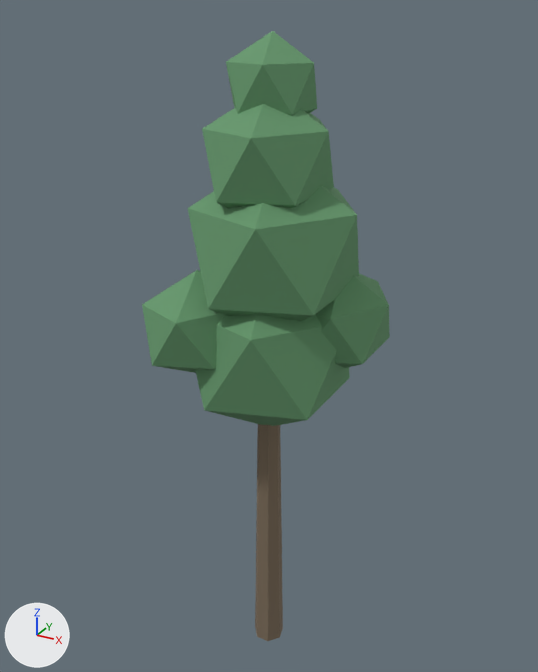
The glTF model frontend/public/tanggang/models/harbor/tree-narrow.glb, before and after one commit.
Before and after are seen from a 50 mm camera at (0.959, -1.743, 2.0) aimed at (-0.041, 0.076, 1.091). The lights are fixed; the arrows at lower left show +X, +Y and +Z. The first picture is the older version. Vertices at exactly the same position are counted once.

The first picture shows 'TreeNarrow'.
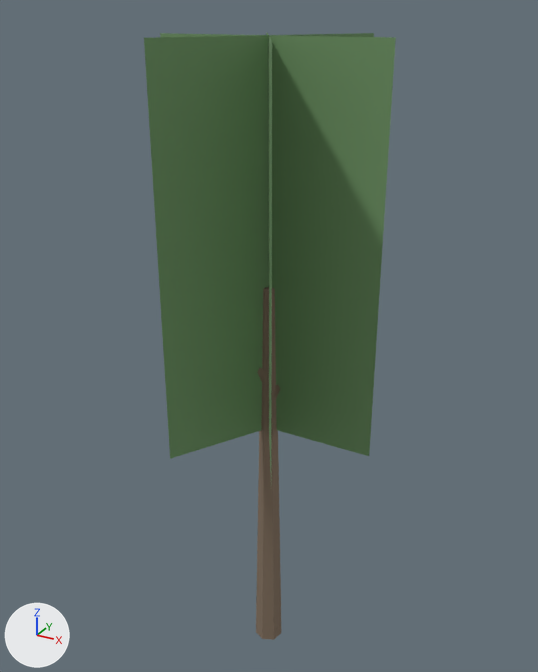
What differs and where, as boxes [x1, y1, x2, y2] in the pictures (538 x 672 px):
'TreeNarrow', reshaped, turned: before [142, 31, 390, 641]; after [144, 32, 396, 640]
part 1 of me_cone, added (mostly hidden): after [274, 384, 280, 398]
part 2 of me_cone, added (mostly hidden): after [257, 368, 264, 382]
part 3 of me_cone, rebuilt: before [195, 314, 350, 426]; after [266, 32, 272, 471]
part 4 of me_cone, rebuilt: before [188, 186, 359, 321]; after [144, 33, 374, 459]
part 5 of me_cone, deleted (green): before [202, 104, 334, 208]
part 6 of me_cone, deleted (green): before [226, 31, 317, 115]
part 7 of me_cone, deleted (green): before [316, 274, 390, 368]
part 8 of me_cone, reshaped: before [142, 270, 283, 641]; after [160, 33, 396, 640]

Edits to the bpy script that builds the scene:
```text
Add mat_bark:
    mat_bark = principled_material('bark')
    mat_bark.base_color = (0.22, 0.16, 0.11)  # brown #816f5d
    mat_bark.roughness = 0.95
Add mat_leaf:
    mat_leaf = principled_material('leaf')
    mat_leaf.base_color = (0.16, 0.3, 0.13)  # green #6f9565
    mat_leaf.roughness = 0.88
Change me_cone:
    used by ob_treenarrow; location = (0.0, 0.0, 0.0)
    remove me_cone.from_pydata(...)  # 98 vertices, 164 faces; spans x -0.3..0.32, y -0.29..0.37, z 0.0..1.95
    remove me_cone.materials.append(mat_tree_bark_n)  # brown #7c6c59
    remove me_cone.materials.append(mat_tree_leaf_n)  # green #65976c
    add me_cone.from_pydata(...)  # 54 vertices, 78 faces; spans x -0.33..0.33, y -0.29..0.29, z 0.0..1.94
    me_cone part 1: the loose piece of 14 vertices spanning x -0.05..0.05, y -0.05..0.05, z 0.0..1.16 is copied, and the copy is multiplied about its middle by the matrix ((0.122, 0.201, -0.138), (-0.244, 0.101, -0.069), (0.0, 0.155, 0.225)), then moved by (-0.08, -0.04, 0.47), in mat_bark (brown #816f5d); it spans x -0.17..0.02, y -0.09..0.02, z 0.91..1.19
    me_cone part 2: the loose piece of 14 vertices spanning x -0.05..0.05, y -0.05..0.05, z 0.0..1.16 is copied, and the copy is multiplied about its middle by the matrix ((-0.144, -0.172, 0.129), (0.216, -0.115, 0.086), (0.0, 0.156, 0.207)), then moved by (0.07, 0.05, 0.52), in mat_bark (brown #816f5d); it spans x -0.02..0.16, y -0.02..0.11, z 0.97..1.23
    me_cone part 3: the loose piece of 12 vertices spanning x -0.25..0.25, y -0.23..0.23, z 0.82..1.38 is rebuilt with 4 vertices and now spans x -0.17..0.17, y -0.29..0.29, z 0.82..1.94, in mat_leaf (green #6f9565)
    me_cone part 4: the loose piece of 12 vertices spanning x -0.21..0.25, y -0.23..0.25, z 1.14..1.66 is rebuilt with 4 vertices and now spans x -0.16..0.16, y -0.29..0.29, z 0.82..1.94, in mat_leaf (green #6f9565)
    me_cone part 5: the loose piece of 12 vertices spanning x -0.15..0.17, y -0.2..0.18, z 1.46..1.82 is deleted
    me_cone part 6: the loose piece of 12 vertices spanning x -0.12..0.12, y -0.1..0.14, z 1.69..1.95 is deleted
    me_cone part 7: the loose piece of 12 vertices spanning x 0.04..0.32, y -0.07..0.27, z 1.02..1.34 is deleted
    me_cone part 8
    23 vertices are removed from x -0.3..0.05, y -0.29..0.05, z 0.0..1.34
    43 faces are deleted
    15 vertices are added at x -0.33..0.33, y -0.04..0.02, z 0.0..1.94
    23 new faces join them, mat_bark (brown #816f5d)
    2 new faces join them, mat_leaf (green #6f9565)
    other edits to the shape of me_cone do not show in these pictures
    add me_cone.materials.append(mat_bark)  # brown #816f5d
    add me_cone.materials.append(mat_leaf)  # green #6f9565
Change ob_treenarrow:
    ob_treenarrow.rotation_euler: (0.0, 0.0, 0.0) -> (0.0, 0.0, 3.142)  # degrees (0, 0, 0) -> degrees (0, 0, 180)
```
